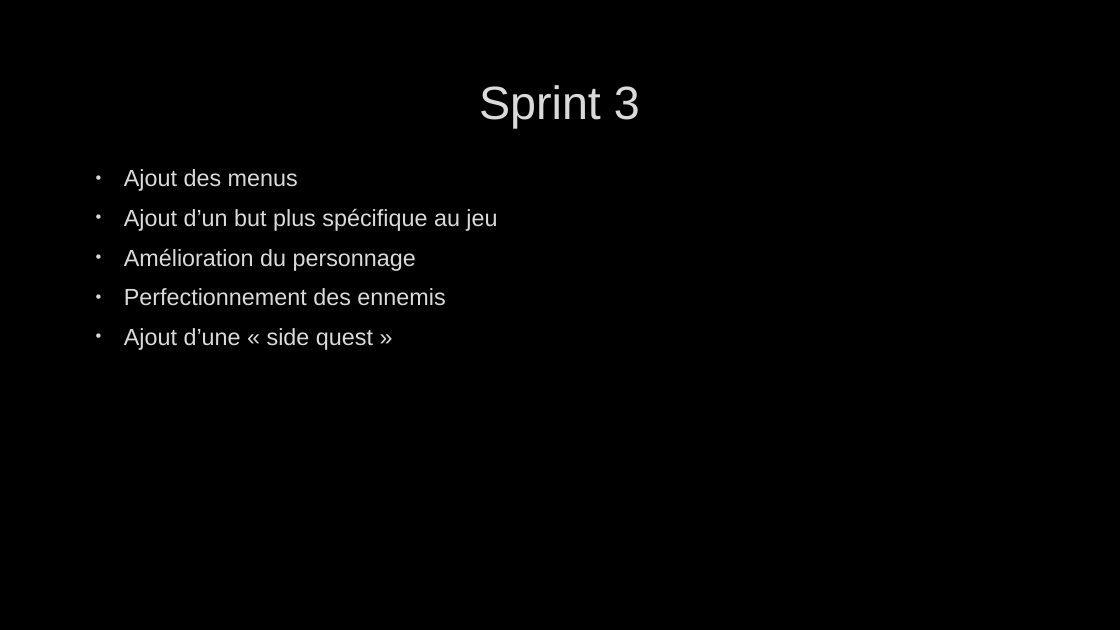
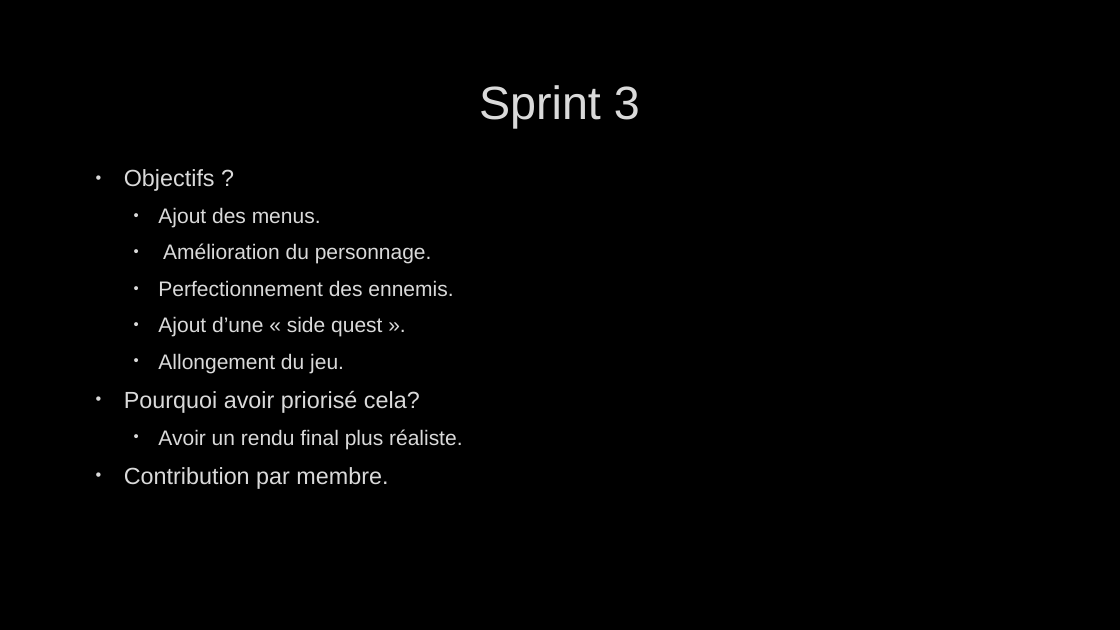
Before and after one commit to llSkyTechll/LegendaryProject, a slide deck: slide 6 of Presentation Legendary Project.pptx. Drawn at 1120x630 pixels with LibreOffice and Linux fonts; fonts in the diff are those of the drawing; background and template pictures are left out. Boxes give left, top, right and bottom in pixels: in the first picture for what was removed or moved away, otherwise in the second. Text is boxed around its words. In the diff, an @@ line names an element or a change of style, - is before the commit and + after.

```diff
--- a/Presentation Legendary Project.pptx
+++ b/Presentation Legendary Project.pptx
@@ text at (124, 169, 462, 489): text changed; size 20 to 18 pt @@
-• Ajout des menus
-• Ajout d’un but plus spécifique au jeu
-• Amélioration du personnage
-• Perfectionnement des ennemis
-• Ajout d’une « side quest »
+• Objectifs ?
+  • Ajout des menus.
+  • Amélioration du personnage.
+  • Perfectionnement des ennemis.
+  • Ajout d’une « side quest ».
+  • Allongement du jeu.
+• Pourquoi avoir priorisé cela?
+  • Avoir un rendu final plus réaliste.
+• Contribution par membre.
```
Also in this commit, not shown: 8 other slides changed, 2 slides added, 1 slide removed.
